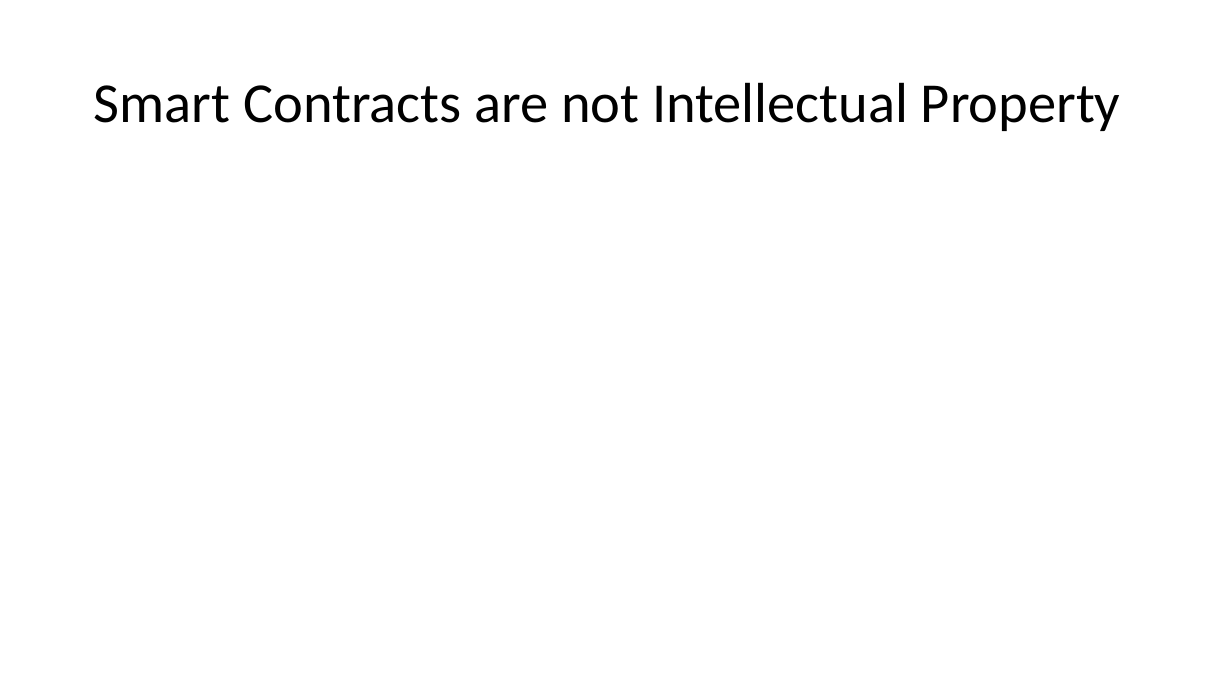
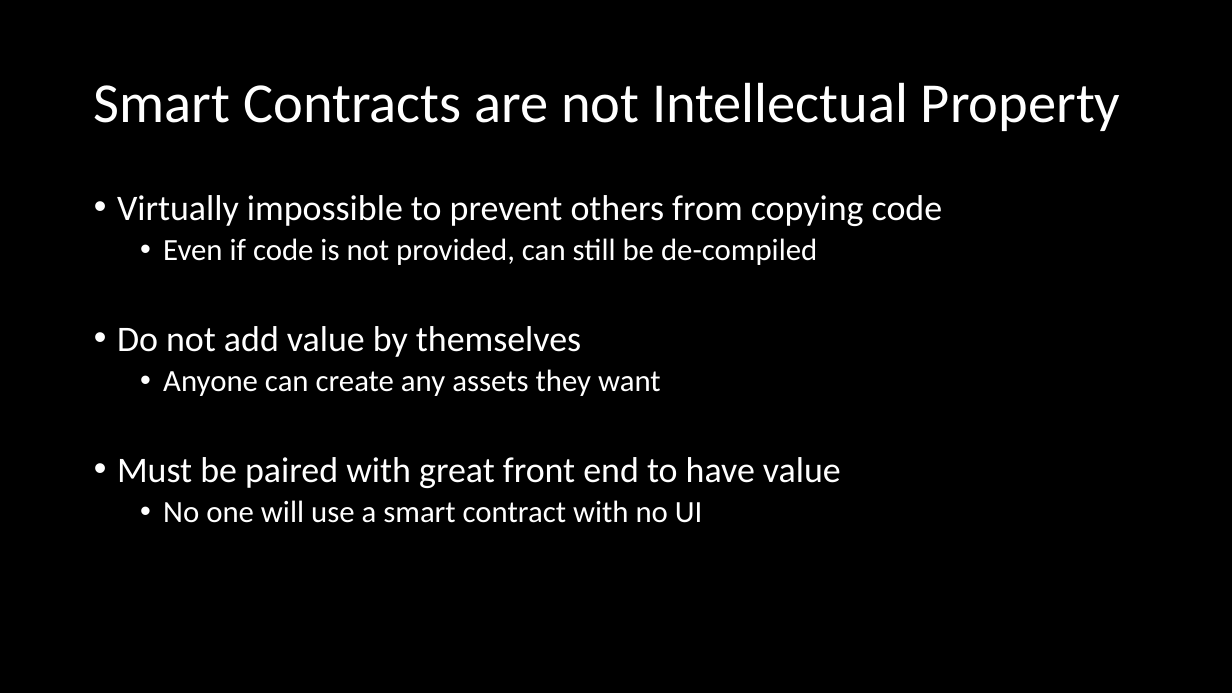
Before and after one commit to Blockchain-at-Michigan/Front-End-Workshop, a slide deck: slide 6 of presentation/Workshop_12_2_18.pptx. Drawn at 1232x693 pixels with LibreOffice and Linux fonts; fonts in the diff are those of the drawing. Boxes give left, top, right and bottom in pixels: in the first picture for what was removed or moved away, otherwise in the second. Text is boxed around its words. In the diff, an @@ line names an element or a change of style, - is before the commit and + after.

```diff
--- a/presentation/Workshop_12_2_18.pptx
+++ b/presentation/Workshop_12_2_18.pptx
@@ background #FFFFFF to #000000 @@
@@ title "Smart Contracts are not Intellectual ..." at [94, 82, 1121, 131]: text colour #000000 to #FFFFFF @@
@@ text added at [117, 195, 942, 523], 28 pt, text #FFFFFF @@
+• Virtually impossible to prevent others from copying code
+  • Even if code is not provided, can still be de-compiled
+• Do not add value by themselves
+  • Anyone can create any assets they want
+• Must be paired with great front end to have value
+  • No one will use a smart contract with no UI
```
Also in this commit, not shown: 7 other slides changed, 1 slide added.
